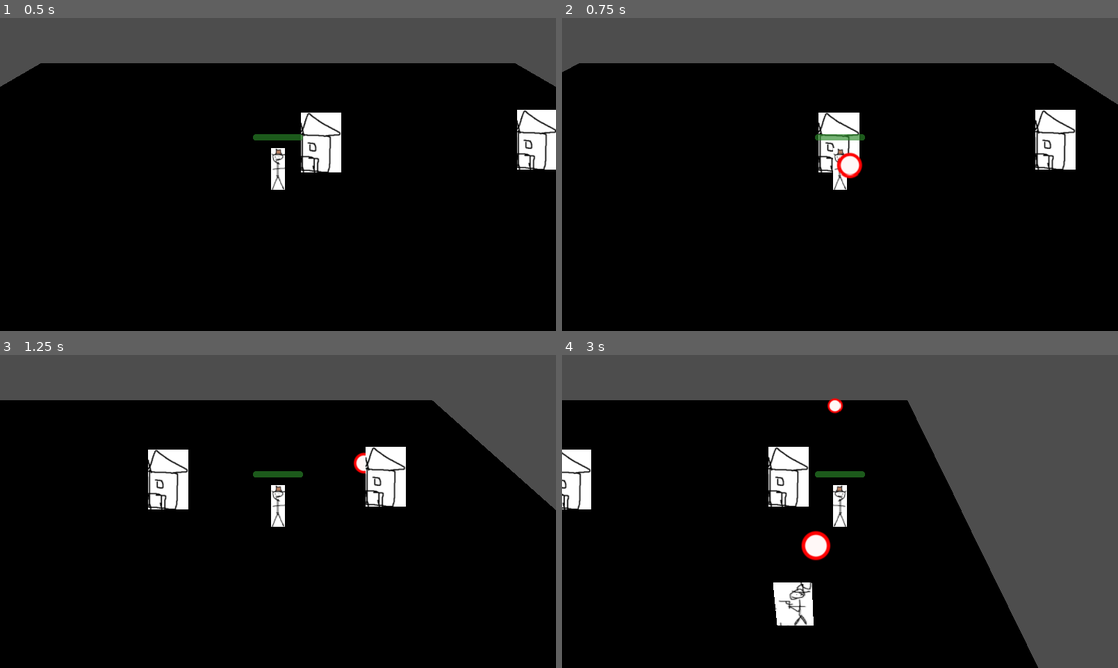
Above: before the commit, frames 1-4 (two rows, left to right).
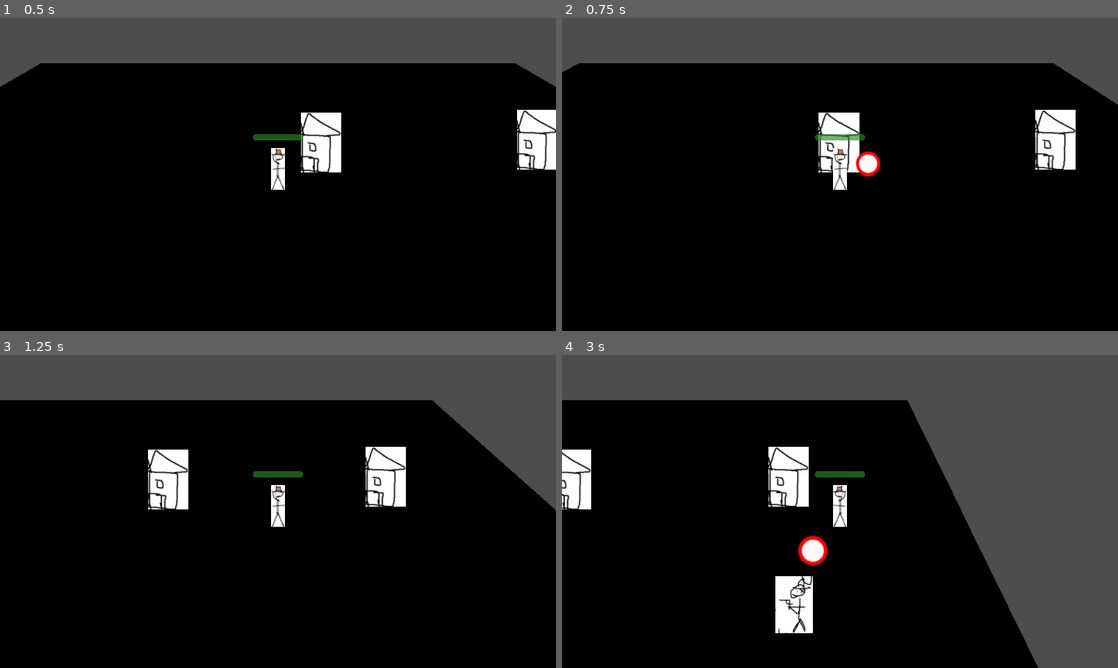
Above: after the commit, the same moments.

Repository: Tristan-Walker/2DTopDownWesternSurvivor
Game: Godot game, scene res://main.tscn
Same seed, same stepped clock (60 frames per second), same inputs: the game is played once before the commit and once after it.
Inputs (mouse positions are in pixels of both pictures, inside the frame that each line leads up to):
- Up to frame 1 (0.5 s): no input
- Up to frame 2 (0.75 s): tap Enter at 0.5 s; move the mouse to (962, 158) at 0.52 s; hold D (move_right) from 0.53 s (still down); click (962, 158) at 0.67 s
- Up to frame 3 (1.25 s): keep holding D (move_right)
- Up to frame 4 (3 s): release D (move_right) at 1.25 s; drag from (728, 527) to (812, 574) at 1.27 s; move the mouse to (895, 442) at 2.02 s; hold D (move_right) 2.03-2.75 s; click (895, 442) at 2.17 s; drag from (812, 574) to (673, 464) at 2.77 s

Frame 1 is identical in both runs. In frame 2, 0.5% of the frame differs, in the area x 49-58%, y 42-52%; in frame 3, 0.1%; in frame 4, 1.1%, in the area x 38-51%, y 13-89%.

Commit message:
Bullet ammo/reloading

Diff:
--- a/bullet.gd
+++ b/bullet.gd
@@ -1,17 +1,30 @@
 extends Area3D
 
 @export var speed: float = 10.0
+@export var b_damage: float = 1.0
 var direction: Vector3 = Vector3.ZERO
+
+# Reactivate inactive bullet
+func activate(pos: Vector3, dir: Vector3):
+	global_position = pos
+	direction = dir
+	self.show()
+	self.process_mode = Node.PROCESS_MODE_INHERIT
+
+# Deactivates active bullet
+func deactivate():
+	self.hide()
+	self.process_mode = Node.PROCESS_MODE_DISABLED
 
 func _physics_process(delta: float) -> void:
 	# Move the bullet in the direction it was fired
 	global_position += direction * speed * delta
 
 func _on_body_entered(body: Node3D) -> void:
-	queue_free()      # Deletes the bullet when hitting another entity
+	deactivate()
 
 	if body.has_method("take_damage"):
-		body.take_damage()
+		body.take_damage(b_damage)
 
 func _on_visible_on_screen_notifier_3d_screen_exited() -> void:
-	queue_free()
+	deactivate()
--- /dev/null
+++ b/bullet_pool.gd
@@ -0,0 +1,20 @@
+extends Node3D
+
+@export var bullet_scene: PackedScene
+@export var pool_size: int = 18
+var pool: Array[Node3D] = []
+
+# Initialize bullets
+func _ready():
+	for i in range(pool_size):
+		var bullet = bullet_scene.instantiate()
+		bullet.hide()
+		bullet.process_mode = Node.PROCESS_MODE_DISABLED
+		add_child(bullet)
+		pool.append(bullet)
+
+func get_bullet() -> Node3D:
+	for bullet in pool:
+		if not bullet.visible:
+			return bullet
+	return null # If all bullets are on screen
--- a/character_body_3d.gd
+++ b/character_body_3d.gd
@@ -11,6 +11,13 @@
 var fire_rate := 0.3             # bullet fire rate
 var fire_timer := 0.0            #
 var last_shoot_dir: Vector3 = Vector3.RIGHT   # Default direction
+
+# Reloading
+@onready var pooler = get_node("./BulletPool")
+@export var max_ammo: int = 6
+var current_ammo: int = max_ammo
+var is_reloading: bool = false
+
 
 func _physics_process(_delta: float) -> void:
 
@@ -71,14 +78,23 @@
 		return intersection
 	return global_position # Fallback if mouse is off-screen
 
+func start_reload():
+	is_reloading = true
+	await get_tree().create_timer(1.5).timeout # reload happens
+	current_ammo = max_ammo
+	is_reloading = false
+
 # Spawning the bullets
 func shoot(dir: Vector3) -> void:
+	if is_reloading or current_ammo <= 0:
+		return
+	var bullet = pooler.get_bullet()
+	if bullet:
+		bullet.activate(global_position + Vector3(0, 0.5, 0), dir)
+		current_ammo -= 1
 
-	var bullet = bullet_scene.instantiate()
-	get_tree().root.add_child(bullet)
-
-	bullet.global_position = global_position + Vector3(0, 0.5, 0)
-	bullet.direction = dir
+		if current_ammo <= 0:
+			start_reload()
 
 # Player health
 func take_damage(amount: int):
--- a/enemy.gd
+++ b/enemy.gd
@@ -4,7 +4,7 @@
 @export var speed: float = 2.0
 var player_in_range: CharacterBody3D = null
 var player: CharacterBody3D = null
-var health = 3
+var health: float = 3
 
 func _ready() -> void:
 	# This finds the player node in the player group.
@@ -26,8 +26,8 @@
 
 		move_and_slide()
 
-func take_damage():
-	health -= 1
+func take_damage(damage: float):
+	health -= damage
 
 	if health == 0:
 		queue_free()
--- a/enemy.tscn
+++ b/enemy.tscn
@@ -13,6 +13,7 @@
 script = ExtResource("1_4gyqm")
 
 [node name="Sprite3D" type="Sprite3D" parent="." unique_id=1107318596]
+billboard = 1
 texture = ExtResource("1_7k104")
 
 [node name="CollisionShape3D" type="CollisionShape3D" parent="." unique_id=1007515544]
--- a/main.tscn
+++ b/main.tscn
@@ -4,6 +4,7 @@
 [ext_resource type="Script" uid="uid://m0olggqixkkn" path="res://main.gd" id="1_kek77"]
 [ext_resource type="Texture2D" uid="uid://db4kkdcg616wq" path="res://GameWithTristan/Jebidiah Levideous.jpg" id="2_1bvp3"]
 [ext_resource type="PackedScene" uid="uid://lpwi414jmpl5" path="res://bullet.tscn" id="2_5vw27"]
+[ext_resource type="Script" uid="uid://dqqf38occa0jr" path="res://bullet_pool.gd" id="5_kek77"]
 [ext_resource type="Script" uid="uid://chyybxqu7een1" path="res://enemy_spawner.gd" id="5_lquwl"]
 [ext_resource type="PackedScene" uid="uid://c7cd6i3sa71mb" path="res://enemy.tscn" id="6_7mycd"]
 [ext_resource type="PackedScene" uid="uid://ip106v34k67g" path="res://hut_building.tscn" id="7_272bh"]
@@ -91,6 +92,10 @@
 wait_time = 0.3
 one_shot = true
 
+[node name="BulletPool" type="Node3D" parent="Player" unique_id=1755980397]
+script = ExtResource("5_kek77")
+bullet_scene = ExtResource("2_5vw27")
+
 [node name="EnemySpawner" type="Node3D" parent="." unique_id=1823574857]
 script = ExtResource("5_lquwl")
 enemy_scene = ExtResource("6_7mycd")
Not shown, added: bullet_pool.gd.uid
